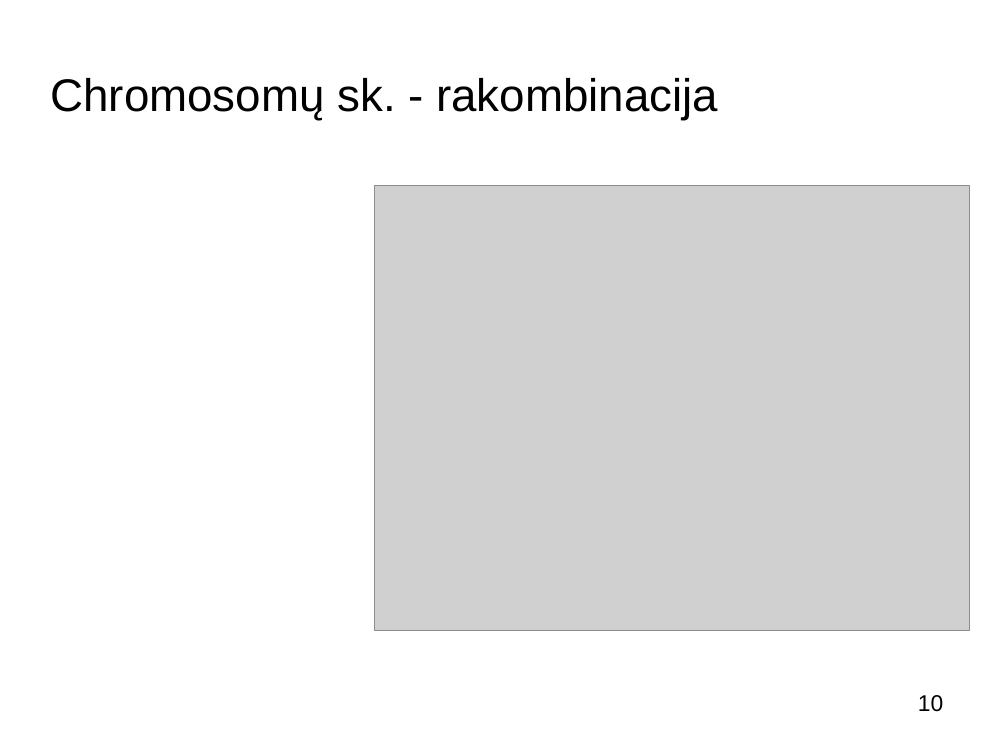
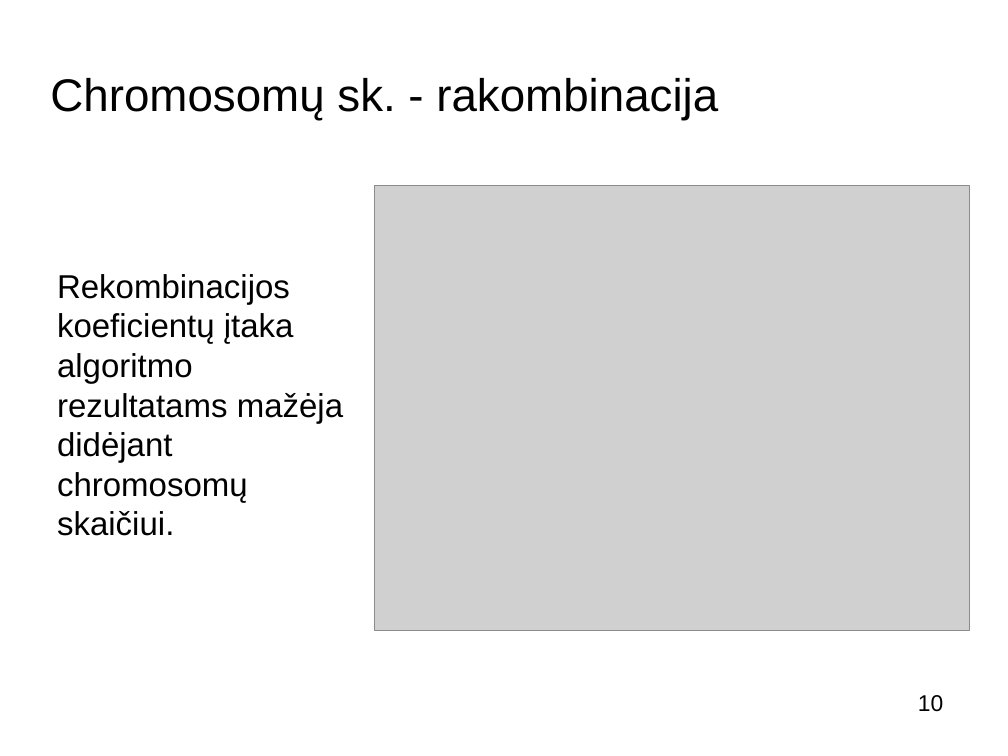
Before and after one commit to buz-zard/_archive, a slide deck: slide 10 of final-thesis/doc/presentation_[K.Š.].odp. Drawn at 1008x756 pixels with LibreOffice and Linux fonts; fonts in the diff are those of the drawing; grey boxes stand for pictures; background and template pictures are left out. Boxes give left, top, right and bottom in pixels: in the first picture for what was removed or moved away, otherwise in the second. Text is boxed around its words. In the diff, an @@ line names an element or a change of style, - is before the commit and + after.

```diff
--- a/final-thesis/doc/presentation_[K.Š.].odp
+++ b/final-thesis/doc/presentation_[K.Š.].odp
@@ text added at [57, 274, 343, 536], 26 pt, text #000000 @@
+Rekombinacijos koeficientų įtaka algoritmo rezultatams mažėja didėjant chromosomų skaičiui.
```
Also in this commit, not shown: 8 other slides changed, 2 slides added, 3 slides removed, 1 other file.
